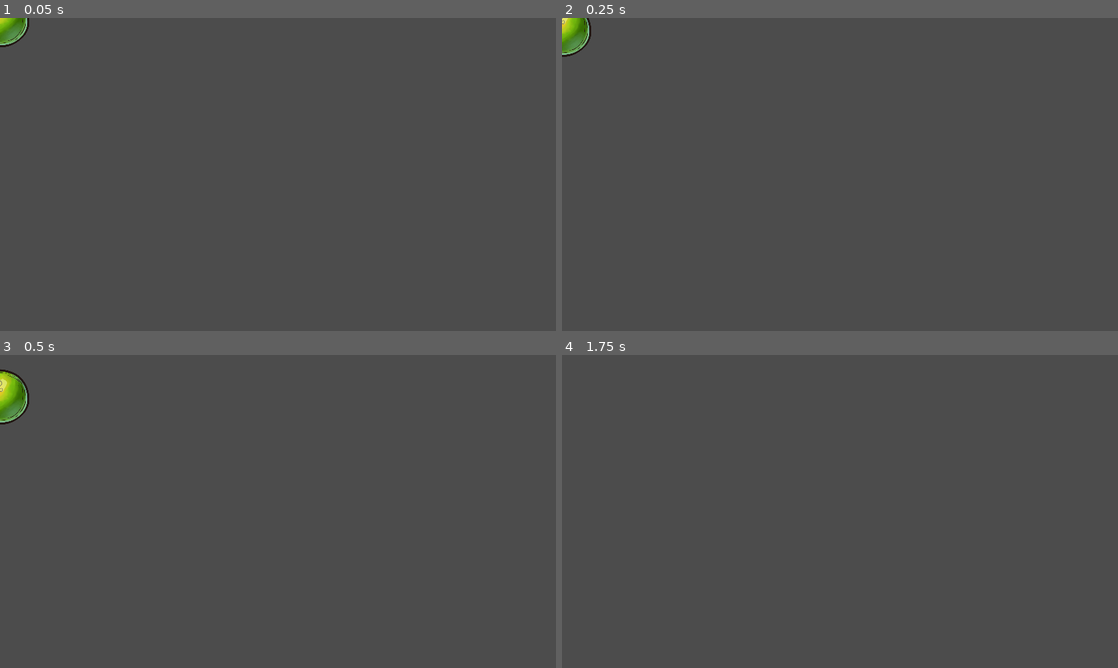
Above: before the commit, frames 1-4 (two rows, left to right).
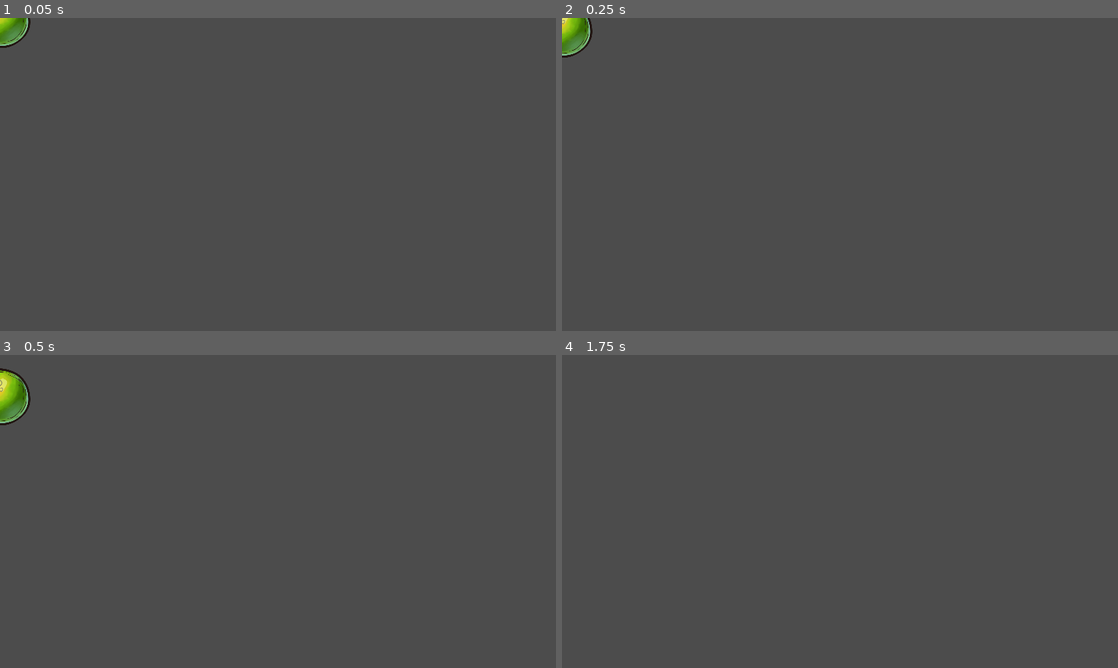
Above: after the commit, the same moments.

Repository: carlosebmachado-games/FruitNinja-clone
Game: Godot game, scene res://scenes/pear.tscn
Two runs of this game, one before a commit and one after it. Both use one fixed random seed, a clock stepped at 60 frames per second and the inputs below. The project has no main scene, so this scene is started directly.
Inputs:
- Up to frame 1 (0.05 s): no input
- Up to frame 2 (0.25 s): no input
- Up to frame 3 (0.5 s): no input
- Up to frame 4 (1.75 s): no input

The runs differ from the first frame. In frame 1, 0.1% of the frame differs, in the area x 0-6%, y 0-10%; in frame 2, 0.1%; in frame 3, 0.2%, in the area x 0-6%, y 4-23%; in frame 4, nothing differs.

Commit message:
tamanho das texturas padronizados

Diff:
--- a/scenes/pear.tscn
+++ b/scenes/pear.tscn
@@ -1,10 +1,38 @@
-[gd_scene load_steps=2 format=2]
+[gd_scene load_steps=3 format=2]
 
 [ext_resource path="res://assets/pear.png" type="Texture" id=1]
+
+[sub_resource type="CircleShape2D" id=1]
+radius = 68.3992
 
 [node name="pear" type="RigidBody2D"]
 gravity_scale = 8.0
 
 [node name="sprite" type="Sprite" parent="."]
-scale = Vector2( 0.3, 0.3 )
+scale = Vector2( 0.35, 0.35 )
 texture = ExtResource( 1 )
+
+[node name="collision" type="CollisionShape2D" parent="."]
+shape = SubResource( 1 )
+
+[node name="half1" type="RigidBody2D" parent="."]
+mode = 1
+gravity_scale = 15.0
+
+[node name="sprite" type="Sprite" parent="half1"]
+position = Vector2( -35, 0 )
+scale = Vector2( 0.35, 0.35 )
+texture = ExtResource( 1 )
+region_enabled = true
+region_rect = Rect2( 0, 0, 200, 400 )
+
+[node name="half2" type="RigidBody2D" parent="."]
+mode = 1
+gravity_scale = 15.0
+
+[node name="sprite" type="Sprite" parent="half2"]
+position = Vector2( 35, 0 )
+scale = Vector2( 0.35, 0.35 )
+texture = ExtResource( 1 )
+region_enabled = true
+region_rect = Rect2( 200, 0, 200, 400 )
Binary file changed: assets/avocado.png
Binary file changed: assets/banana.png
Binary file changed: assets/bomb.png
Binary file changed: assets/hp.png
Binary file changed: assets/lemon.png
Binary file changed: assets/orange.png
Binary file changed: assets/pear.png
Binary file changed: assets/pineapple.png
Binary file changed: assets/tomato.png
Binary file changed: assets/watermelon.png
